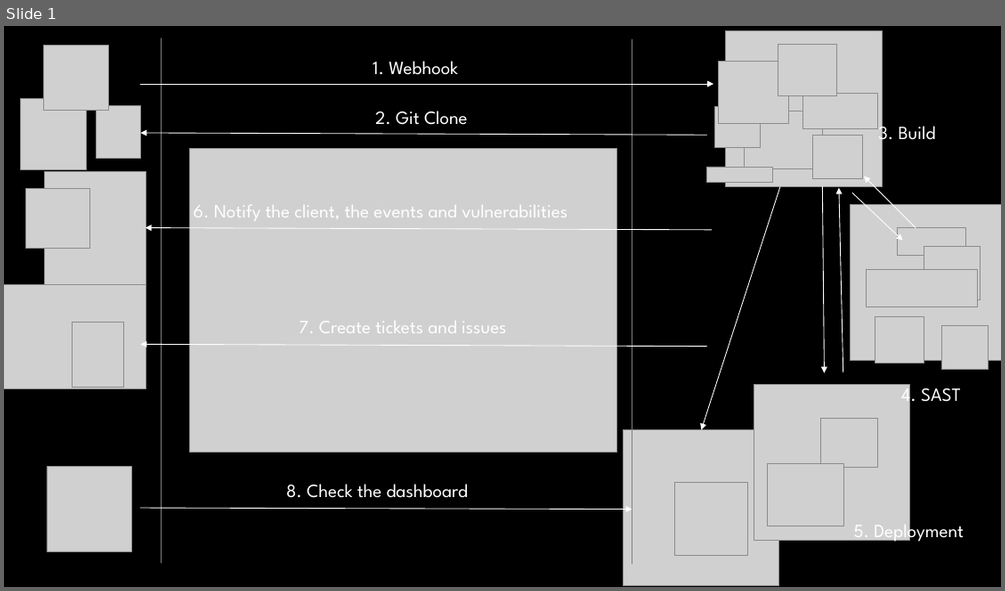
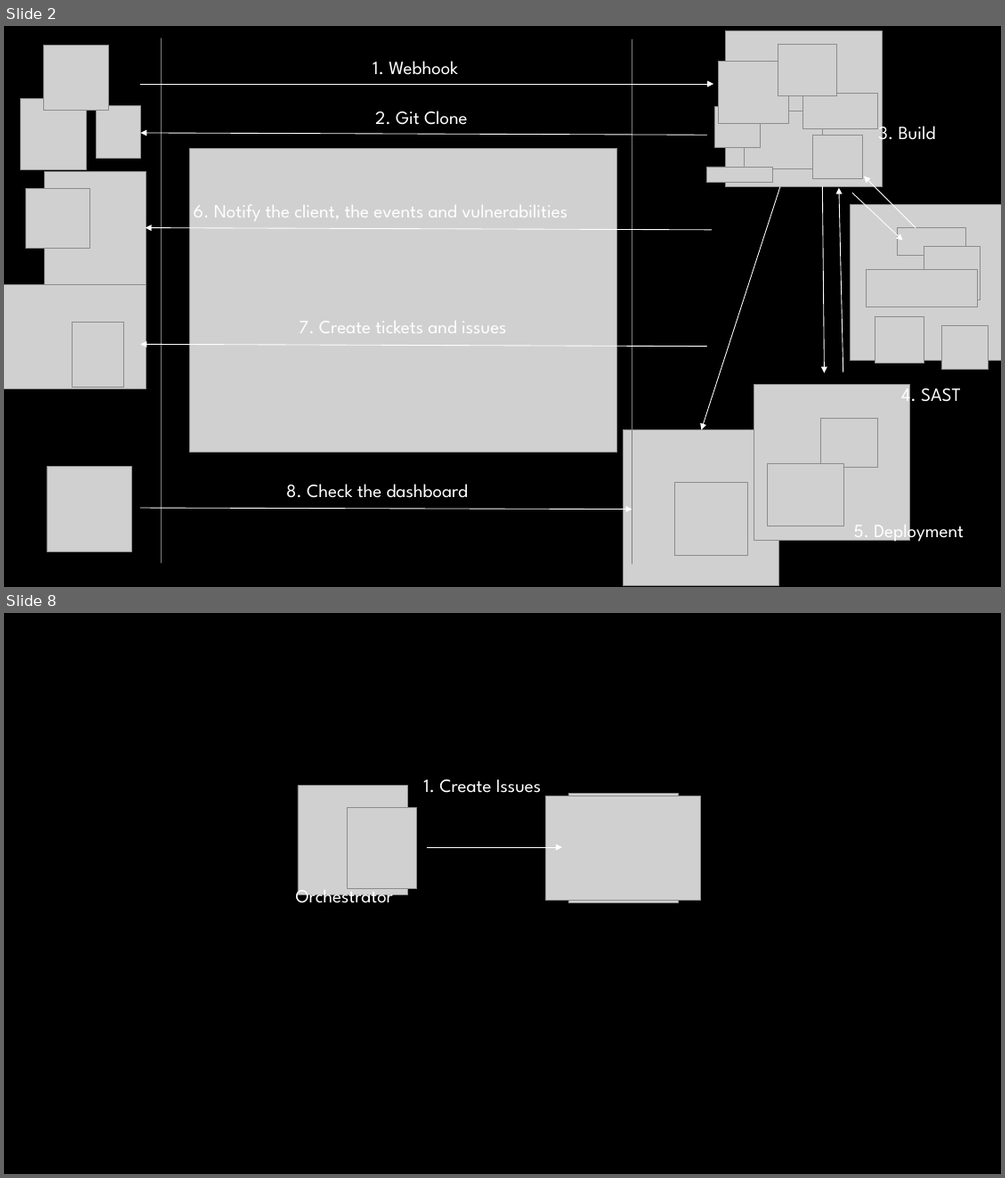
Before and after one commit to badBounty/TheFantasticSecDevOps, a slide deck: architecture.pptx. Shown one above the other, each under a label of ours: slide 1 before the commit, slides 2 and 8 after it; the slides between them are not shown. The pictures are 1005x591 and 1005x1178 pixels, drawn with LibreOffice and Linux fonts; fonts in the diff are those of the drawing; grey boxes stand for pictures; background and template pictures are left out. Boxes give left, top, right and bottom in pixels: in the first picture for what was removed or moved away, otherwise in the second. Text is boxed around its words. In the diff, an @@ line names an element or a change of style, - is before the commit and + after.

```diff
--- a/architecture.pptx
+++ b/architecture.pptx
@@ slide 8 added at <box>4,613,1001,1174</box>, background picture (left out) @@
@@ picture added at <box>298,786,408,896</box> @@
@@ text added at <box>423,779,542,793</box>, 18 pt, text #FFFFFF @@
+1. Create Issues
@@ picture added at <box>545,796,701,900</box> @@
@@ picture added at <box>568,793,679,903</box> @@
@@ picture added at <box>348,807,416,888</box> @@
@@ arrow added from (428, 847) to (562, 847), #FFFFFF 0.75 pt @@
@@ text added at <box>296,884,393,908</box>, 18 pt, text #FFFFFF @@
+Orchestrator
@@ what was slide 1 is now slide 2 @@
```
Also in this commit, not shown: 7 other slides added, 6 other files.
